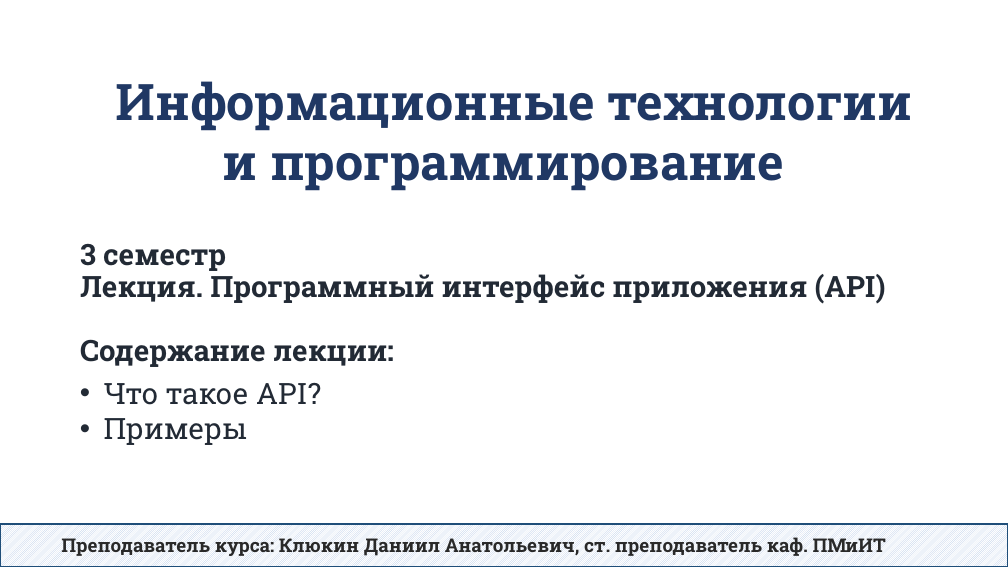
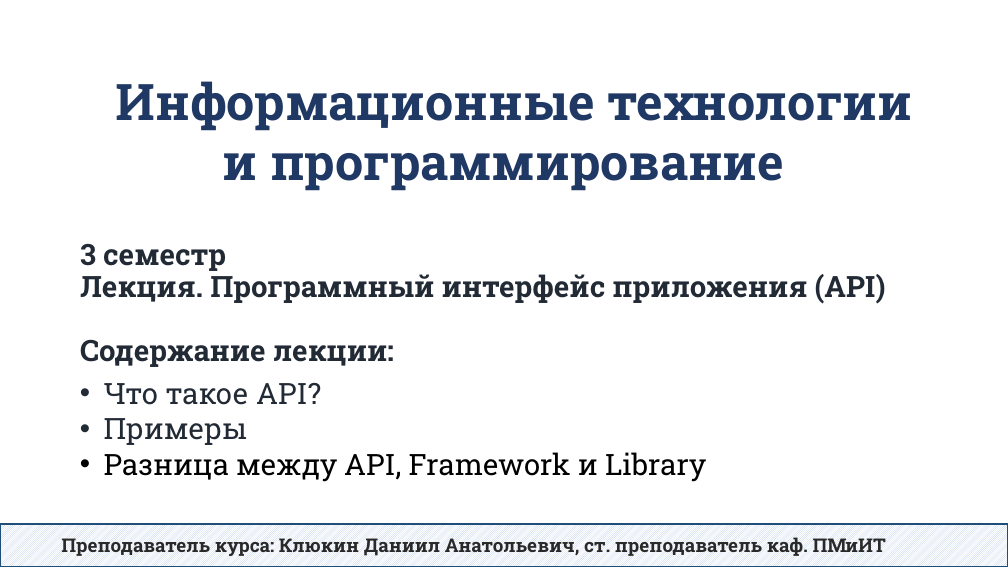
Before and after one commit to DaniilKlyukin/ITiP-3, a slide deck: slide 1 of Лекции/ИТиП 3 API.pptx. Drawn at 1008x567 pixels with LibreOffice and Linux fonts; fonts in the diff are those of the drawing. Boxes give left, top, right and bottom in pixels: in the first picture for what was removed or moved away, otherwise in the second. Text is boxed around its words. In the diff, an @@ line names an element or a change of style, - is before the commit and + after.

```diff
--- a/Лекции/ИТиП 3 API.pptx
+++ b/Лекции/ИТиП 3 API.pptx
@@ text at (104, 452, 706, 482): paragraph added @@
+• Разница между API, Framework и Library
```
Also in this commit, not shown: 13 other slides changed, 4 slides added, 1 slide removed.
